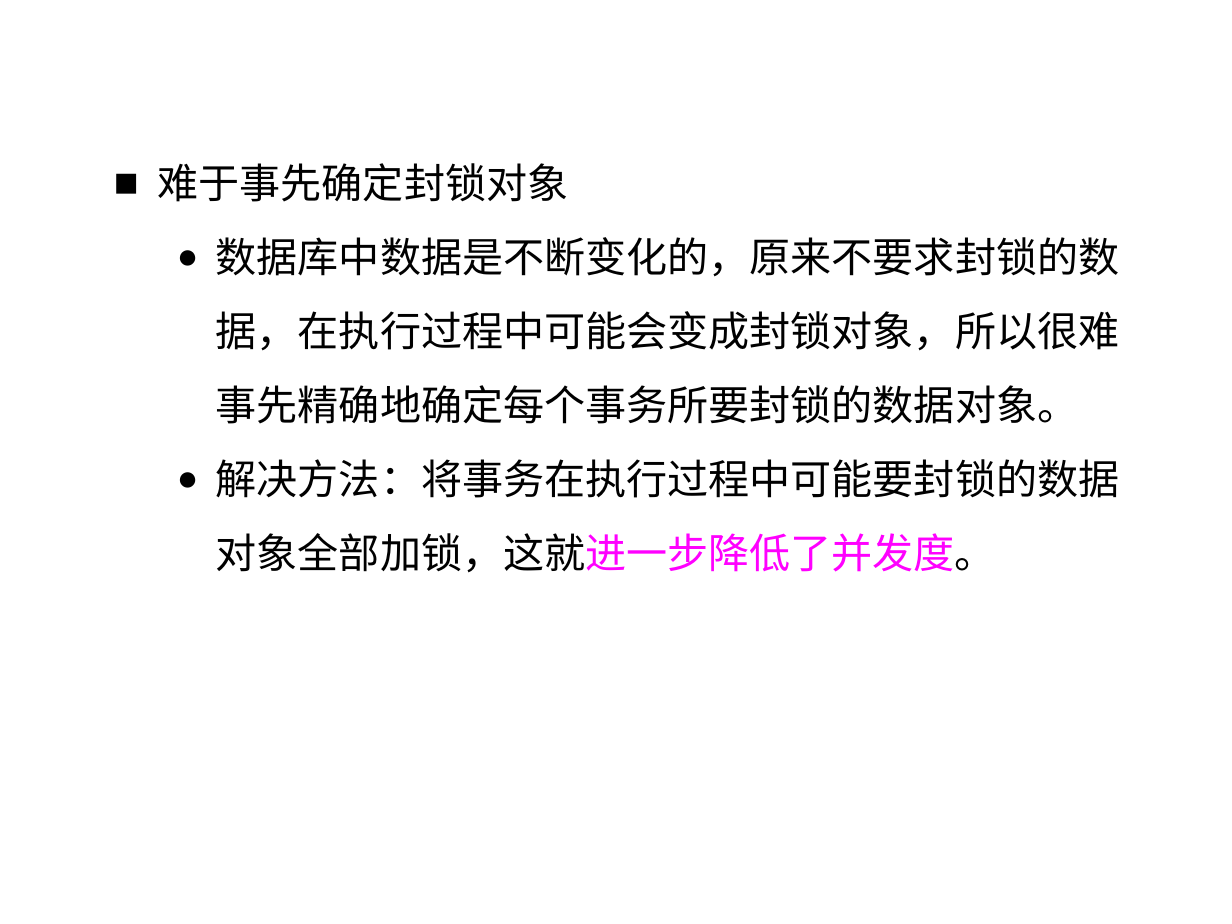
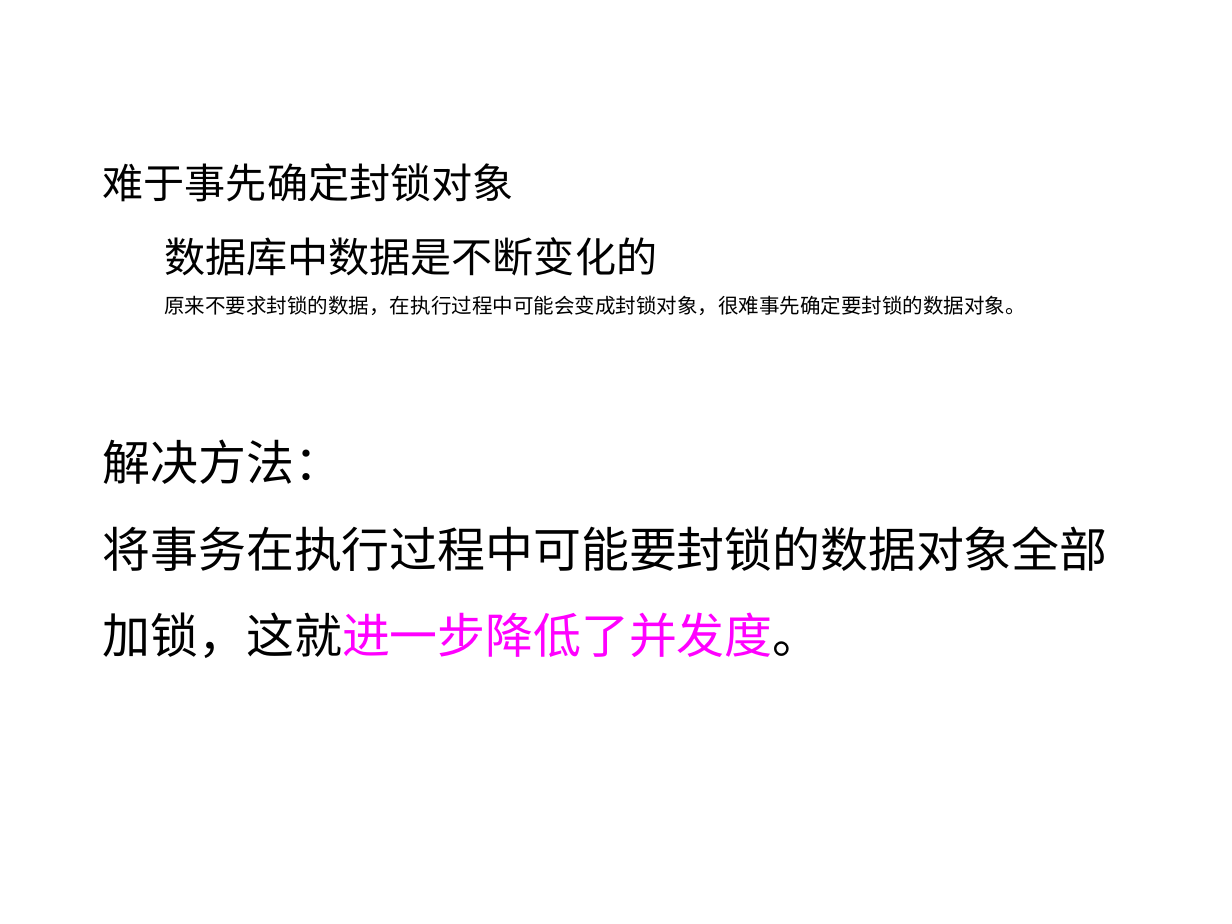
Before and after one commit to HBU/DataBase, a slide deck: slide 43 of PPT/PPT2020/DB第11章.pptx. Drawn at 1232x924 pixels with LibreOffice and Linux fonts; fonts in the diff are those of the drawing; background and template pictures are left out. Boxes give left, top, right and bottom in pixels: in the first picture for what was removed or moved away, otherwise in the second. Text is boxed around its words. In the diff, an @@ line names an element or a change of style, - is before the commit and + after.

```diff
--- a/PPT/PPT2020/DB第11章.pptx
+++ b/PPT/PPT2020/DB第11章.pptx
@@ text at bbox=[103, 163, 514, 202]: bullet ■ to none @@
@@ text at bbox=[103, 237, 1108, 658]: text changed; size 24 to 12 pt @@
-    ● 数据库中数据是不断变化的，原来不要求封锁的数据，在执行过程中可能会变成封锁对象，所以很难事先精确地确定每个事务所要封锁的数据对象。
-    ● 解决方法：将事务在执行过程中可能要封锁的数据对象全部加锁，这就进一步降低了并发度。
+    数据库中数据是不断变化的
+    原来不要求封锁的数据，在执行过程中可能会变成封锁对象，很难事先确定要封锁的数据对象。
+  解决方法：
+  将事务在执行过程中可能要封锁的数据对象全部加锁，这就进一步降低了并发度。
```
Also in this commit, not shown: 8 other slides changed, 12 slides removed, 5 other files.
